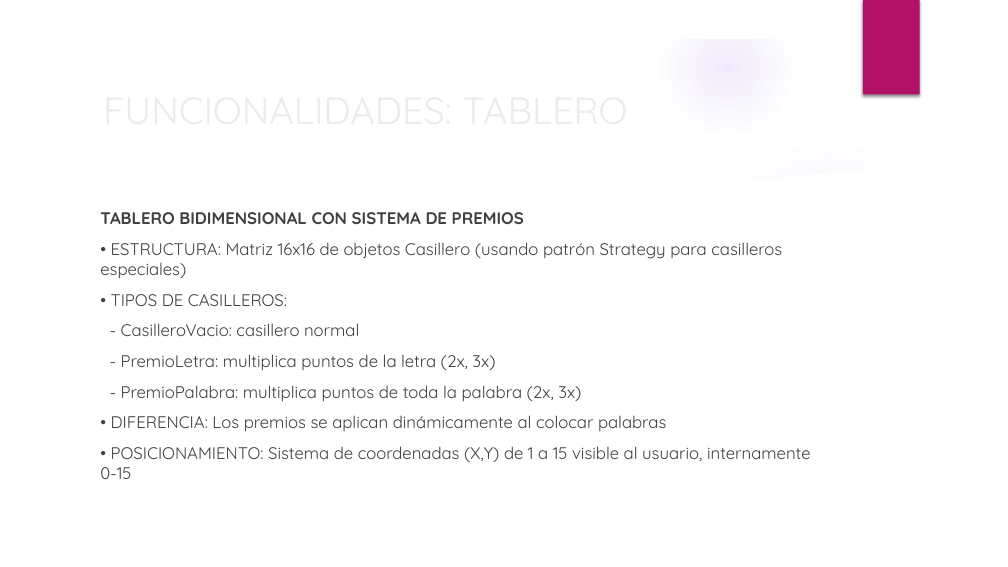
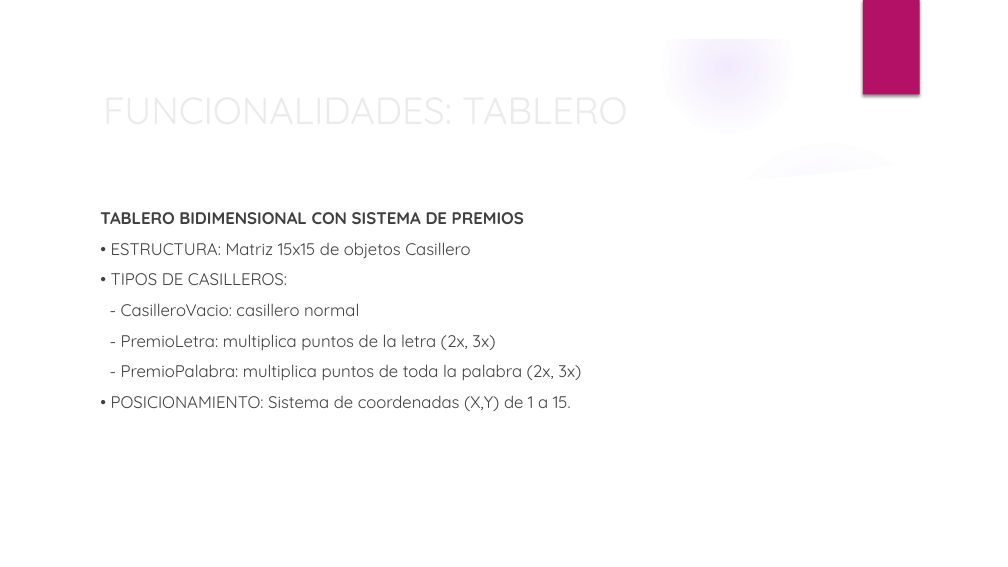
Before and after one commit to BinaryJuan/scrabble-poo, a slide deck: slide 40 of SCRABBLE.pptx (slide 41 before the commit). Drawn at 1008x567 pixels with LibreOffice and Linux fonts; fonts in the diff are those of the drawing; background and template pictures are left out. Boxes give left, top, right and bottom in pixels: in the first picture for what was removed or moved away, otherwise in the second. Text is boxed around its words. In the diff, an @@ line names an element or a change of style, - is before the commit and + after.

```diff
--- a/SCRABBLE.pptx
+++ b/SCRABBLE.pptx
@@ text at (x1=111, y1=242, x2=470, y2=258): text changed @@
-• ESTRUCTURA: Matriz 16x16 de objetos Casillero (usando patrón Strategy para casilleros especiales)
+• ESTRUCTURA: Matriz 15x15 de objetos Casillero
@@ text at (x1=111, y1=395, x2=571, y2=411): text changed @@
-• DIFERENCIA: Los premios se aplican dinámicamente al colocar palabras
-• POSICIONAMIENTO: Sistema de coordenadas (X,Y) de 1 a 15 visible al usuario, internamente 0-15
+• POSICIONAMIENTO: Sistema de coordenadas (X,Y) de 1 a 15.
```
Also in this commit, not shown: 12 other slides changed, 1 slide removed.
